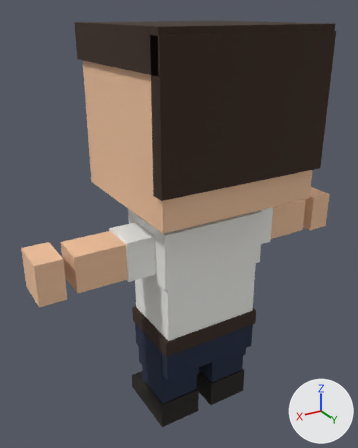
Renders of the glTF model jarvis/ui/web/frontend/src/assets/society/figures/biped-office.glb from each side of a commit.
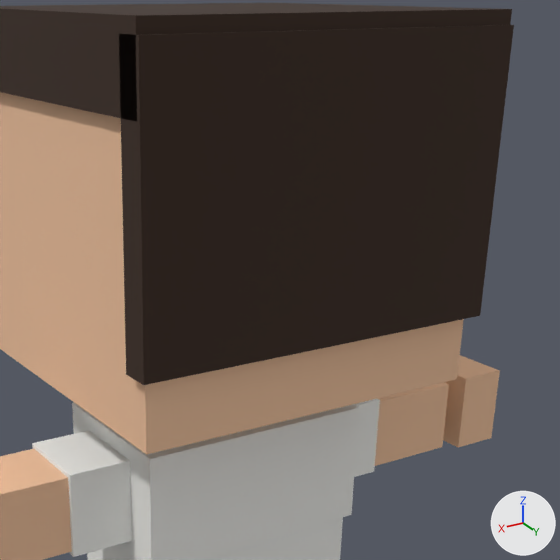
Old and new are each drawn whole from a 50 mm camera at (1.34, 2.07, 2.23) aimed at (0.06, -0.08, 1.16) and again close up on the part from 26% to 100% of the width and 4% to 63% of the height. Lighting does not change. The marker at lower right points along +X, +Y and +Z. The last two pictures show the newer version. Vertices at exactly the same position are counted once.

The first close-up shows 'Body'.
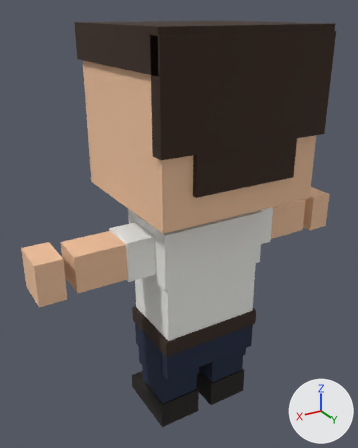
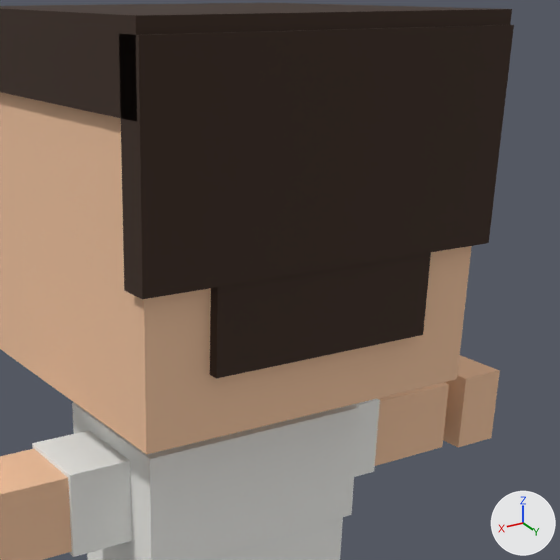
Patch to the scene script:
```diff
--- a/jarvis/ui/web/frontend/src/assets/society/figures/biped-office.glb.py
+++ b/jarvis/ui/web/frontend/src/assets/society/figures/biped-office.glb.py
@@ me_body @@
 # used by ob_body; location = (0.0, 0.0, 0.0)
 # verts and faces of me_body; kept vertices keep their numbers, new ones are numbered from 240
 # before: 232 (-0.44, 0.36, 1.53), 234 (-0.44, 0.43, 1.53) at pixel (480, 315), 236 (0.44, 0.36, 1.53) at pixel (126, 374), 238 (0.44, 0.43, 1.53) at pixel (143, 385)
-me_body.from_pydata(...)  # 240 vertices, 360 faces; spans x -0.9..0.9, y -0.45..0.43, z 0.0..2.18
+me_body.from_pydata(...)  # 248 vertices, 372 faces; spans x -0.9..0.9, y -0.45..0.43, z 0.0..2.18
+# me_body part 1: a new loose piece, a box spanning x -0.273..0.273, y 0.37..0.425, z 1.51..1.713, in mat_biped_office_hair (picture img_biped_office_sheet)
+# me_body part 2
+for i in [232, 234, 236, 238]: verts[i] += (0.0, 0.0, 0.17)
 me_body.materials.append(mat_biped_office_sheet)
```

Pixel boxes [x1, y1, x2, y2] of what changed, in the close-ups (560 x 560 px; the box of a moved part takes in the faces that stretch with it):
part 1 of me_body, added: after [210, 253, 431, 379]
part 2 of me_body, moved or reshaped: before [119, 25, 514, 385]; after [119, 25, 514, 299]
